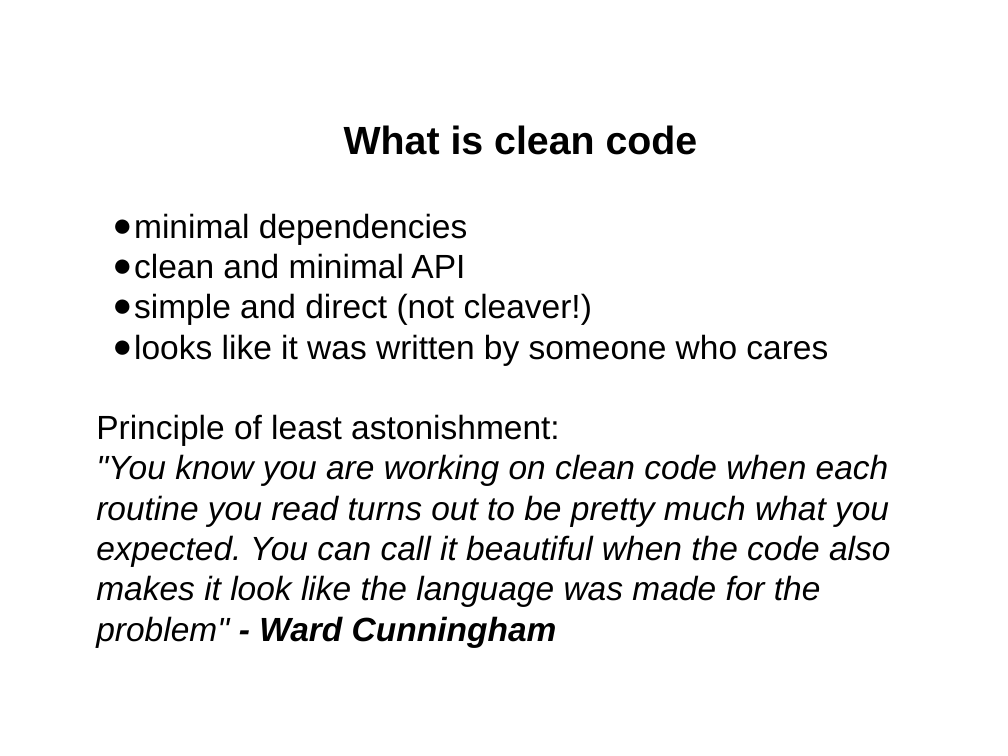
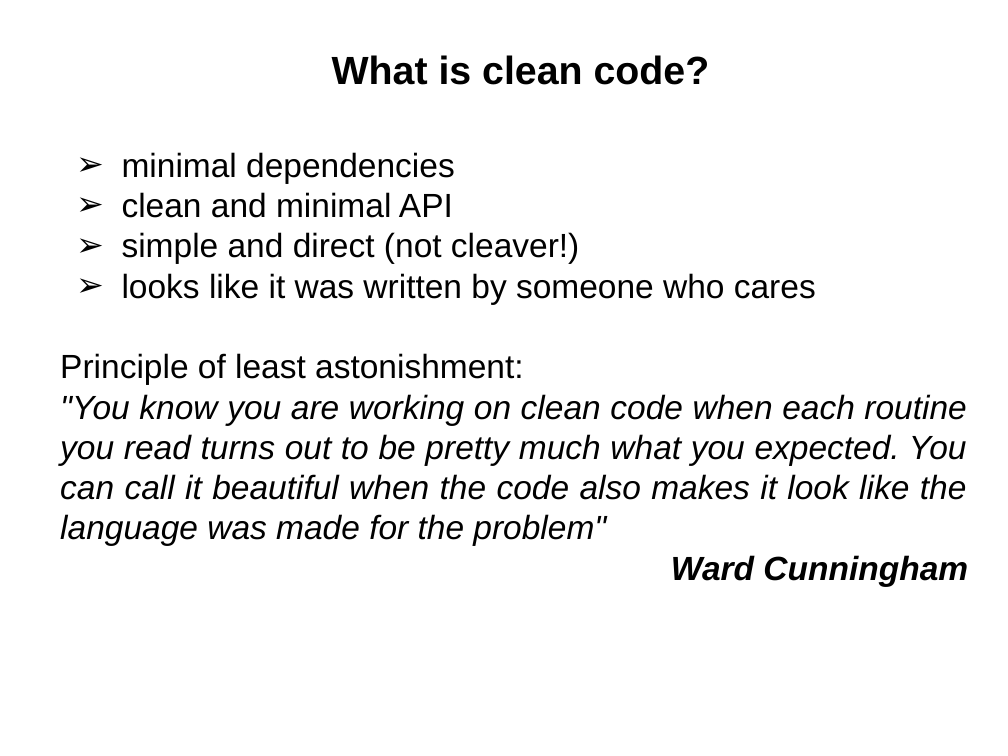
Before and after one commit to cvmocanu/clean-code-presentation, a slide deck: slide 9 of Clean Code.pptx. Drawn at 1008x756 pixels with LibreOffice and Linux fonts; fonts in the diff are those of the drawing. Boxes give left, top, right and bottom in pixels: in the first picture for what was removed or moved away, otherwise in the second. Text is boxed around its words. In the diff, an @@ line names an element or a change of style, - is before the commit and + after.

```diff
--- a/Clean Code.pptx
+++ b/Clean Code.pptx
@@ title at (332,55,710,85): text changed @@
-What is clean code
+What is clean code?
@@ text "minimal dependencies": place and size @@
-text "minimal dependencies" at (96,213,890,647)
+text "minimal dependencies" at (60,152,968,586)
@@ text at (122,152,816,304): bullet ● to ➢ @@
@@ text at (60,394,968,586): text changed @@
-"You know you are working on clean code when each routine you read turns out to be pretty much what you expected. You can call it beautiful when the code also makes it look like the language was made for the problem" - Ward Cunningham
+"You know you are working on clean code when each routine you read turns out to be pretty much what you expected. You can call it beautiful when the code also makes it look like the language was made for the problem"
+Ward Cunningham
```
Also in this commit, not shown: 27 other slides changed, 7 slides added.
